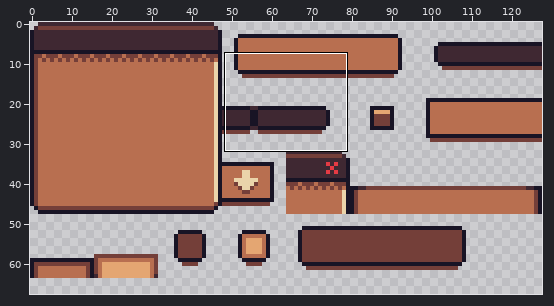
File history of a sprite sheet, wingrid/assets/art/tiles/tiles_default.png. Above, an overview of the earlier version with the close-up marked.
Close-up. Before:
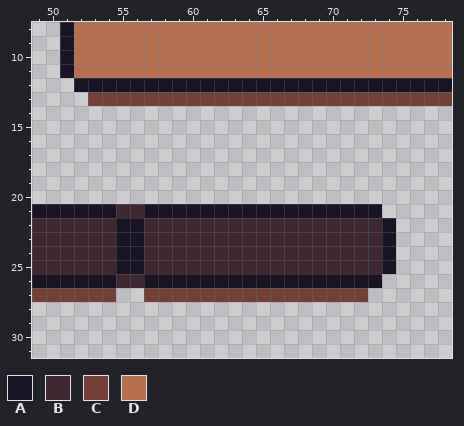
The file is 128x128 pixels. Shown: x 49..78, y 8..31. The wide view leaves out empty margins.
Palette (. is transparent): A #181425  B #3f2832  C #743f39  D #b86f50
Pixels before, first column x 49:
 8 ..ADDDDDDDDDDDDDDDDDDDDDDDDDDD
 9 ..ADDDDDDDDDDDDDDDDDDDDDDDDDDD
10 ..ADDDDDDDDDDDDDDDDDDDDDDDDDDD
11 ..ADDDDDDDDDDDDDDDDDDDDDDDDDDD
12 ...AAAAAAAAAAAAAAAAAAAAAAAAAAA
13 ....CCCCCCCCCCCCCCCCCCCCCCCCCC
14 ..............................
15 ..............................
16 ..............................
17 ..............................
18 ..............................
19 ..............................
20 ..............................
21 AAAAAABBAAAAAAAAAAAAAAAAA.....
22 BBBBBBAABBBBBBBBBBBBBBBBBA....
23 BBBBBBAABBBBBBBBBBBBBBBBBA....
24 BBBBBBAABBBBBBBBBBBBBBBBBA....
25 BBBBBBAABBBBBBBBBBBBBBBBBA....
26 AAAAAABBAAAAAAAAAAAAAAAAA.....
27 CCCCCC..CCCCCCCCCCCCCCCC......
The result:
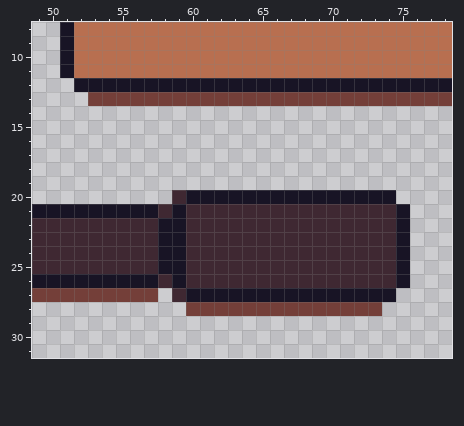
Log entry: made slider more fitted for label
Diff:
Changed rows in their new state; - is an unchanged pixel.
first column x 55:
20 ----BAAAAAAAAAAAAAAA-
21 AA-B-BBBBBBBBBBBBBBBA
22 BB-AA--------------BA
23 BB-AA--------------BA
24 BB-AA--------------BA
25 BB-AA--------------BA
26 AA-B-BBBBBBBBBBBBBBBA
27 CC-.BAAAAAAAAAAAAAAA-
28 -----CCCCCCCCCCCCCC--
Boxes around the changes in both close-ups, in picture pixels (x1, y1, x2, y2):
changed: (116, 190, 410, 316)
